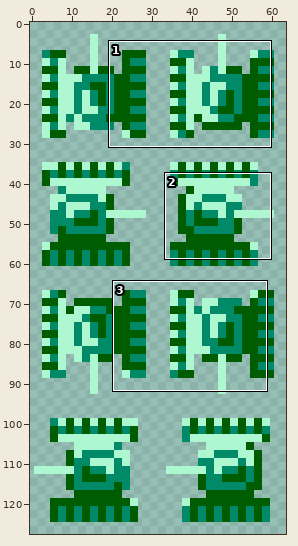
File history of a sprite sheet, client/images/tank.png. The picture above shows the old version from afar; the outline marks the close-up.
Close-up. The starting point:
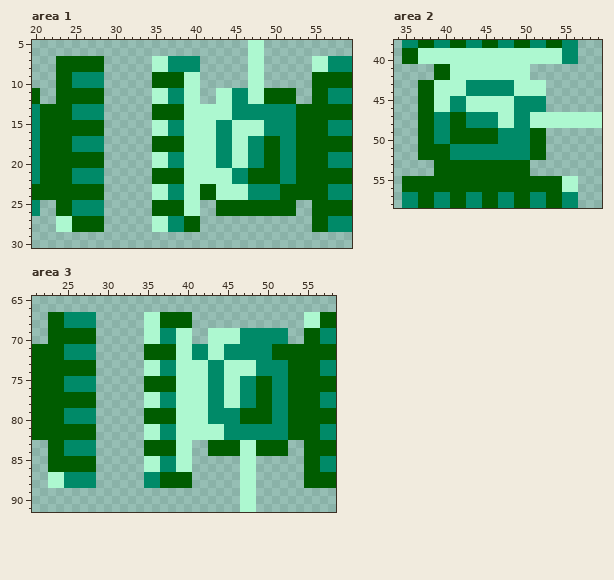
The file is 64x128 pixels. Shown: area 1: x 20..59, y 5..30; area 2: x 34..59, y 38..58; area 3: x 21..58, y 65..91. The commit also changed other parts of the picture, which this record leaves out.
And afterwards:
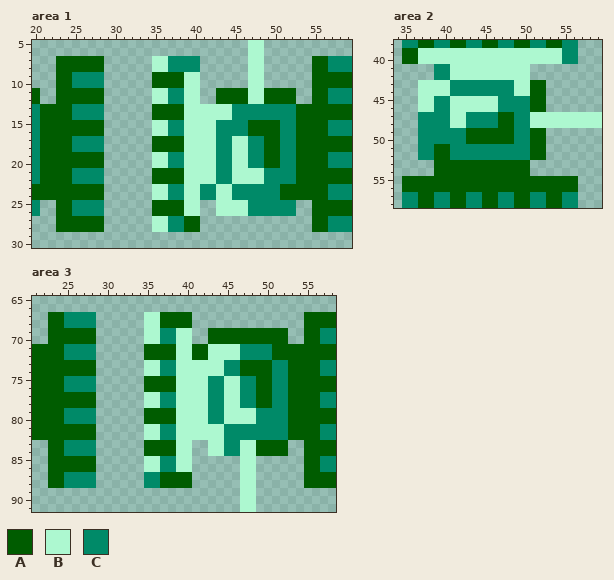
Palette (. is transparent): A #005c00  B #adf8d0  C #008a68
Changes in this commit:
{"where": "area 1"}
{"y":7,"x":55,"old":"BB","new":"AA"}
{"y":8,"x":55,"old":"BB","new":"AA"}
{"y":11,"x":43,"old":"BBCC","new":"AAAA"}
{"y":12,"x":43,"old":"BBCC","new":"AAAA"}
{"y":15,"x":45,"old":"BBBBCC","new":"CCAAAA"}
{"y":16,"x":45,"old":"BBBBCC","new":"CCAAAA"}
{"y":21,"x":43,"old":"BBCCAAAA","new":"CCBBBBCC"}
{"y":22,"x":43,"old":"BBCCAAAA","new":"CCBBBBCC"}
{"y":23,"x":41,"old":"AA","new":"CC"}
{"y":23,"x":45,"old":"BB","new":"CC"}
{"y":24,"x":41,"old":"AA","new":"CC"}
{"y":24,"x":45,"old":"BB","new":"CC"}
{"y":25,"x":43,"old":"AAAAAAAAAA","new":"BBBBCCCCCC"}
{"y":26,"x":43,"old":"AAAAAAAAAA","new":"BBBBCCCCCC"}
{"y":27,"x":23,"old":"BB","new":"AA"}
{"y":28,"x":23,"old":"BB","new":"AA"}
{"where": "area 2"}
{"y":41,"x":39,"old":"AA","new":"CC"}
{"y":42,"x":39,"old":"AA","new":"CC"}
{"y":43,"x":37,"old":"AA","new":"BB"}
{"y":43,"x":41,"old":"BB","new":"CC"}
{"y":43,"x":51,"old":"BB","new":"AA"}
{"y":44,"x":37,"old":"AA","new":"BB"}
{"y":44,"x":41,"old":"BB","new":"CC"}
{"y":44,"x":51,"old":"BB","new":"AA"}
{"y":45,"x":37,"old":"AABBCC","new":"BBCCBB"}
{"y":45,"x":47,"old":"BB","new":"CC"}
{"y":45,"x":51,"old":"CC","new":"AA"}
{"y":46,"x":37,"old":"AABBCC","new":"BBCCBB"}
{"y":46,"x":47,"old":"BB","new":"CC"}
{"y":46,"x":51,"old":"CC","new":"AA"}
{"y":47,"x":37,"old":"AA","new":"CC"}
{"y":47,"x":41,"old":"AA","new":"BB"}
{"y":47,"x":47,"old":"BB","new":"AA"}
{"y":48,"x":37,"old":"AA","new":"CC"}
{"y":48,"x":41,"old":"AA","new":"BB"}
{"y":48,"x":47,"old":"BB","new":"AA"}
{"y":49,"x":37,"old":"AA","new":"CC"}
{"y":49,"x":41,"old":"AA","new":"CC"}
{"y":49,"x":47,"old":"CC","new":"AA"}
{"y":50,"x":37,"old":"AA","new":"CC"}
{"y":50,"x":41,"old":"AA","new":"CC"}
{"y":50,"x":47,"old":"CC","new":"AA"}
{"y":51,"x":37,"old":"AA","new":"CC"}
{"y":52,"x":37,"old":"AA","new":"CC"}
{"y":55,"x":55,"old":"BB","new":"AA"}
{"y":56,"x":55,"old":"BB","new":"AA"}
{"where": "area 3"}
{"y":67,"x":55,"old":"BB","new":"AA"}
{"y":68,"x":55,"old":"BB","new":"AA"}
{"y":69,"x":43,"old":"BBBBCCCCCC","new":"AAAAAAAAAA"}
{"y":70,"x":43,"old":"BBBBCCCCCC","new":"AAAAAAAAAA"}
{"y":71,"x":41,"old":"CC","new":"AA"}
{"y":71,"x":45,"old":"CC","new":"BB"}
{"y":72,"x":41,"old":"CC","new":"AA"}
{"y":72,"x":45,"old":"CC","new":"BB"}
{"y":73,"x":43,"old":"CCBBBBCC","new":"BBCCAAAA"}
{"y":74,"x":43,"old":"CCBBBBCC","new":"BBCCAAAA"}
{"y":79,"x":45,"old":"CCAAAA","new":"BBBBCC"}
{"y":80,"x":45,"old":"CCAAAA","new":"BBBBCC"}
{"y":83,"x":43,"old":"AAAA","new":"BBCC"}
{"y":84,"x":43,"old":"AAAA","new":"BBCC"}
{"y":87,"x":23,"old":"BB","new":"AA"}
{"y":88,"x":23,"old":"BB","new":"AA"}
